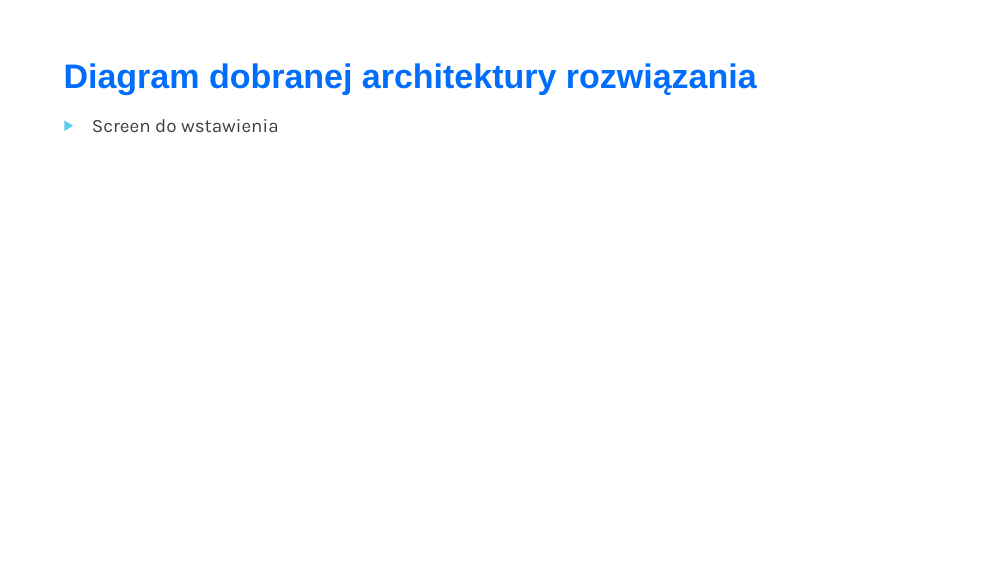
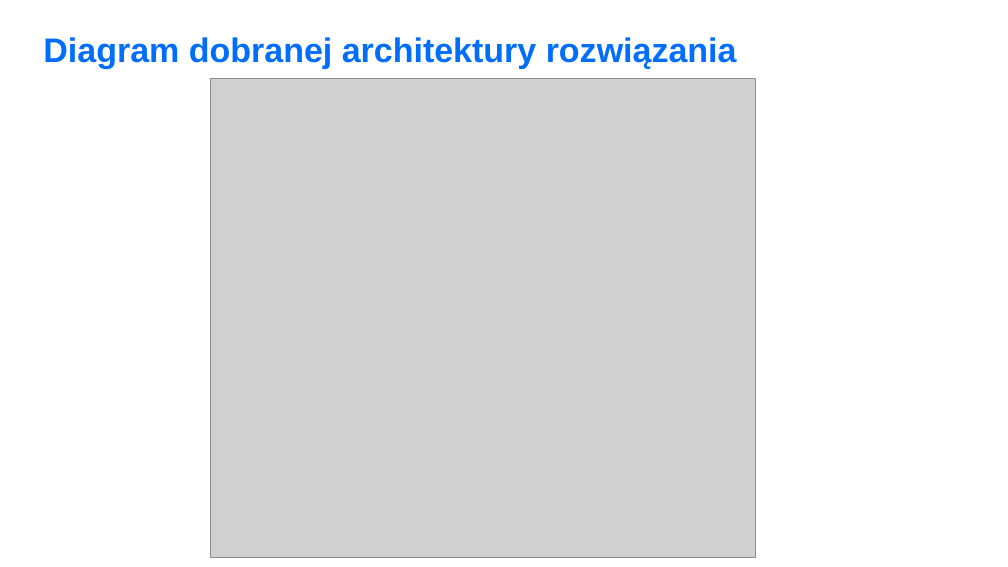
Before and after one commit to MartaJac/Technologia-vs-GDP-Team, a slide deck: slide 3 of Technologia vs GDP.pptx. Drawn at 1008x567 pixels with LibreOffice and Linux fonts; fonts in the diff are those of the drawing; grey boxes stand for pictures. Boxes give left, top, right and bottom in pixels: in the first picture for what was removed or moved away, otherwise in the second. Text is boxed around its words. In the diff, an @@ line names an element or a change of style, - is before the commit and + after.

Commit message:
Aktualizacja prezentacji

```diff
--- a/Technologia vs GDP.pptx
+++ b/Technologia vs GDP.pptx
@@ title "Diagram dobranej architektury rozwiązania": place and size @@
-title "Diagram dobranej architektury rozwiązania" at bbox=[64, 63, 757, 94]
+title "Diagram dobranej architektury rozwiązania" at bbox=[43, 37, 737, 69]
@@ picture added at bbox=[210, 79, 755, 557] @@
@@ text removed at bbox=[92, 119, 279, 132] @@
-▶ Screen do wstawienia
```
